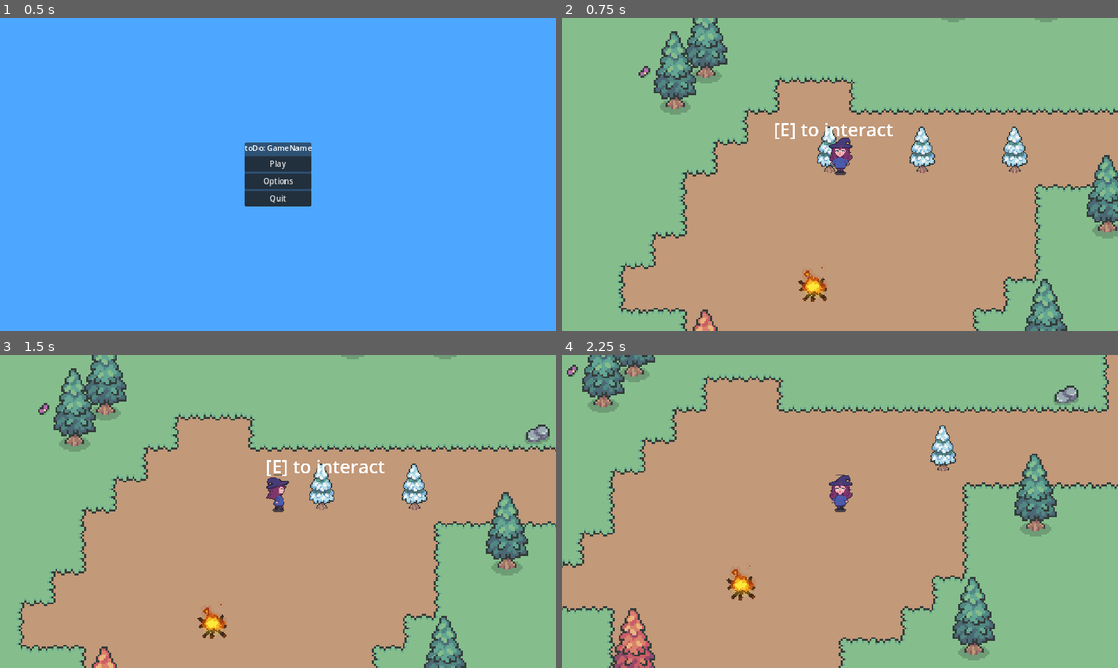
Above: before the commit, frames 1-4 (two rows, left to right).
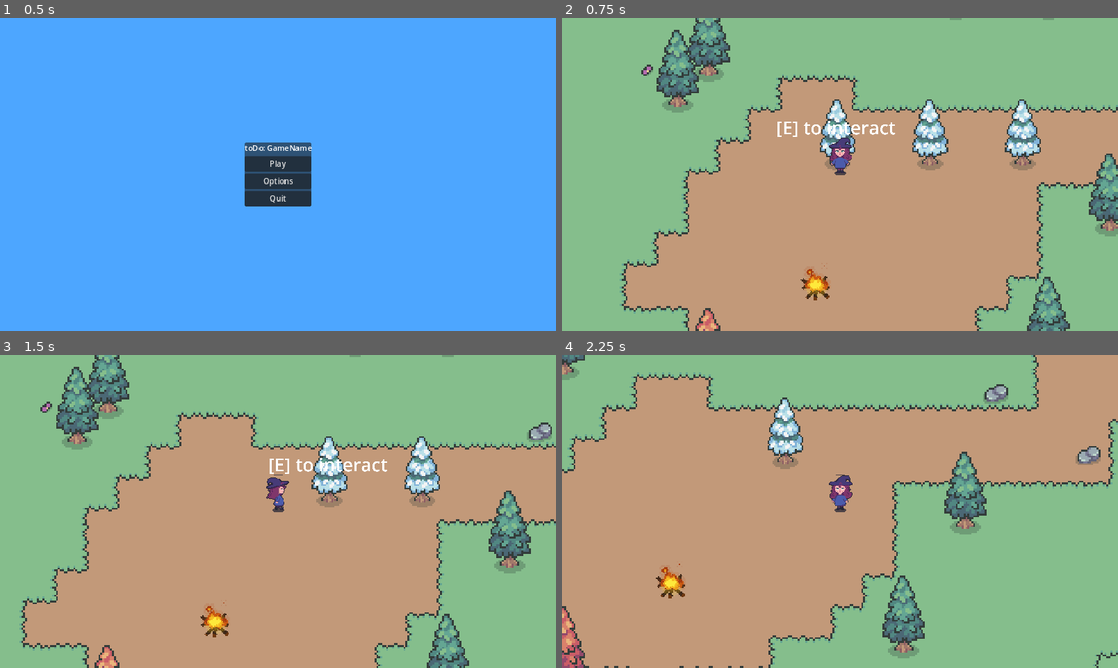
Above: after the commit, the same moments.

Repository: Sopheruss/ForestOfWonders_KikisAdventure
Game: Godot game, scene res://MenuStuff/MenuScenes/menu.tscn
Two runs of this game, one before a commit and one after it. Both use one fixed random seed, a clock stepped at 60 frames per second and the inputs below.
Inputs:
- Up to frame 1 (0.5 s): no input
- Up to frame 2 (0.75 s): click "Play" at 0.5 s
- Up to frame 3 (1.5 s): tap Enter at 1.25 s; hold D (right) from 1.28 s (still down); hold E (interact) from 1.28 s (still down)
- Up to frame 4 (2.25 s): release D (right) at 2.03 s; release E (interact) at 2.03 s; hold S (down) from 2.03 s (still down); tap E (interact) at 2.1 s

Frame 1 is identical in both runs. In frame 2, 9.6% of the frame differs, in the area x 10-100%, y 0-100%; in frame 3, 9.4%; in frame 4, 30%, in the area x 0-100%, y 0-100%.

Commit message:
changes to tree texture and size, various experiemnts with texturing and collision
remove: singleTree.png
change: sprite of single tree textured now via texture-atlas based on exisiting tileset -> edited region with auto slice
change: scale up tree texture, experiment with collision and y-sort

Diff:
--- a/sampleTree.tscn
+++ b/sampleTree.tscn
@@ -1,11 +1,15 @@
-[gd_scene load_steps=6 format=3 uid="uid://dt2yfk51rpcbr"]
+[gd_scene load_steps=7 format=3 uid="uid://dt2yfk51rpcbr"]
 
 [ext_resource type="Script" path="res://sample_tree.gd" id="1_lgktg"]
-[ext_resource type="Texture2D" uid="uid://oki76geh7a3w" path="res://asset/singleTree.png" id="2_j48cr"]
+[ext_resource type="Texture2D" uid="uid://nljld2dto8oj" path="res://asset/fullAssPack/Props/Tree.png" id="2_cqwyh"]
 [ext_resource type="PackedScene" uid="uid://b1i6pxhkye86b" path="res://interaction/interaction_area/interaction_area.tscn" id="3_msucw"]
 
+[sub_resource type="AtlasTexture" id="AtlasTexture_cs7b7"]
+atlas = ExtResource("2_cqwyh")
+region = Rect2(101, 4, 22, 43)
+
 [sub_resource type="RectangleShape2D" id="RectangleShape2D_00l6a"]
-size = Vector2(6, 3)
+size = Vector2(11, 6)
 
 [sub_resource type="CircleShape2D" id="CircleShape2D_fu26v"]
 radius = 27.54
@@ -20,13 +24,13 @@
 script = ExtResource("1_lgktg")
 
 [node name="sprite" type="Sprite2D" parent="sampleTree"]
-position = Vector2(0, 16)
-scale = Vector2(0.6, 0.6)
-texture = ExtResource("2_j48cr")
-offset = Vector2(0, -13)
+position = Vector2(2.7, 14.3221)
+scale = Vector2(0.845455, 0.858139)
+texture = SubResource("AtlasTexture_cs7b7")
+offset = Vector2(0, -15)
 
 [node name="CollisionShape" type="CollisionShape2D" parent="sampleTree"]
-position = Vector2(0, 18.5)
+position = Vector2(2.5, 15)
 shape = SubResource("RectangleShape2D_00l6a")
 
 [node name="InteractionArea" parent="sampleTree" instance=ExtResource("3_msucw")]
Binary file removed: asset/singleTree.png
Not shown, removed: asset/singleTree.png.import
